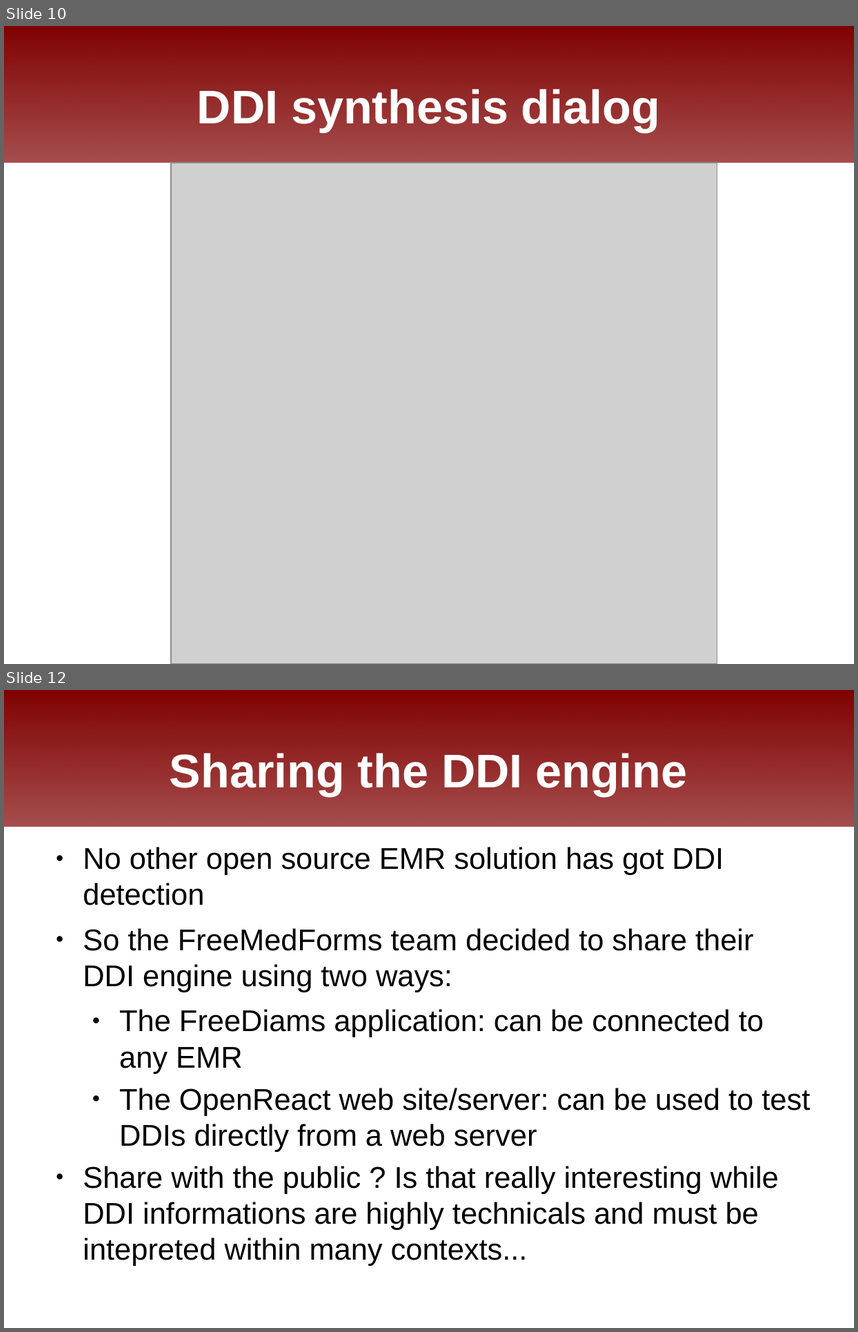
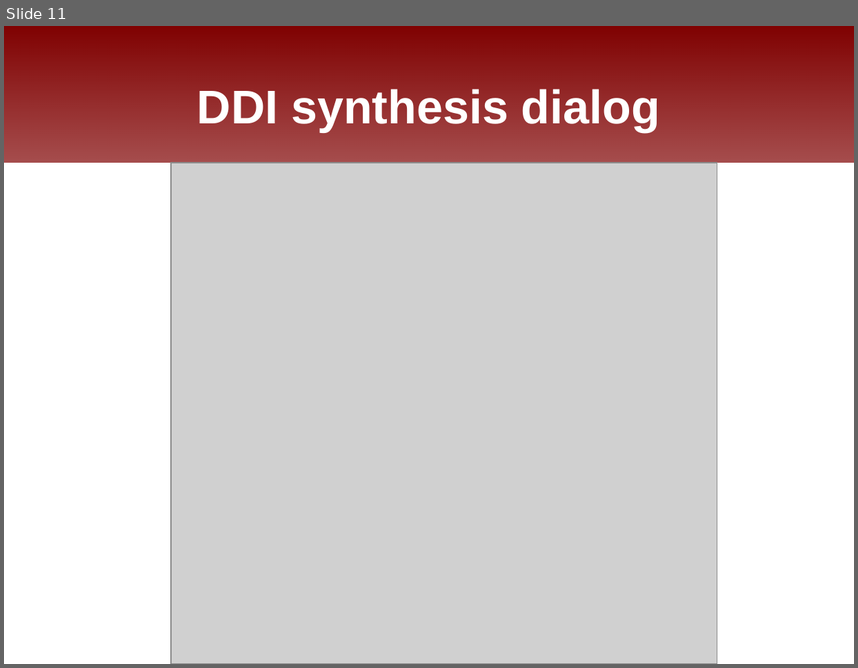
Before and after one commit to FreeHealth/freehealth, a slide deck: science/freemedforms_fosdem2011.odp. Shown one above the other, each under a label of ours: slides 10 and 12 before the commit, slide 11 after it; the slides between them are not shown. The pictures are 858x1332 and 858x668 pixels, drawn with LibreOffice and Linux fonts; fonts in the diff are those of the drawing; grey boxes stand for pictures; background and template pictures are left out. Boxes give left, top, right and bottom in pixels: in the first picture for what was removed or moved away, otherwise in the second. Text is boxed around its words. In the diff, an @@ line names an element or a change of style, - is before the commit and + after.

```diff
--- a/science/freemedforms_fosdem2011.odp
+++ b/science/freemedforms_fosdem2011.odp
@@ slide 12 removed at [4, 690, 854, 1328], background #FFFFFF; not listed: 1 template element that a slide beside it also shows @@
@@ title removed at [170, 753, 687, 796] @@
-Sharing the DDI engine
@@ text removed at [83, 847, 810, 1230] @@
-● No other open source EMR solution has got DDI detection
-● So the FreeMedForms team decided to share their DDI engine using two ways:
-  ● The FreeDiams application: can be connected to any EMR
-  ● The OpenReact web site/server: can be used to test DDIs directly from a web server
-● Share with the public ? Is that really interesting while DDI informations are highly technicals and must be intepreted within many contexts...
@@ what was slide 10 is now slide 11 @@
```
Also in this commit, not shown: 6 slides changed, 1 other slide removed.
